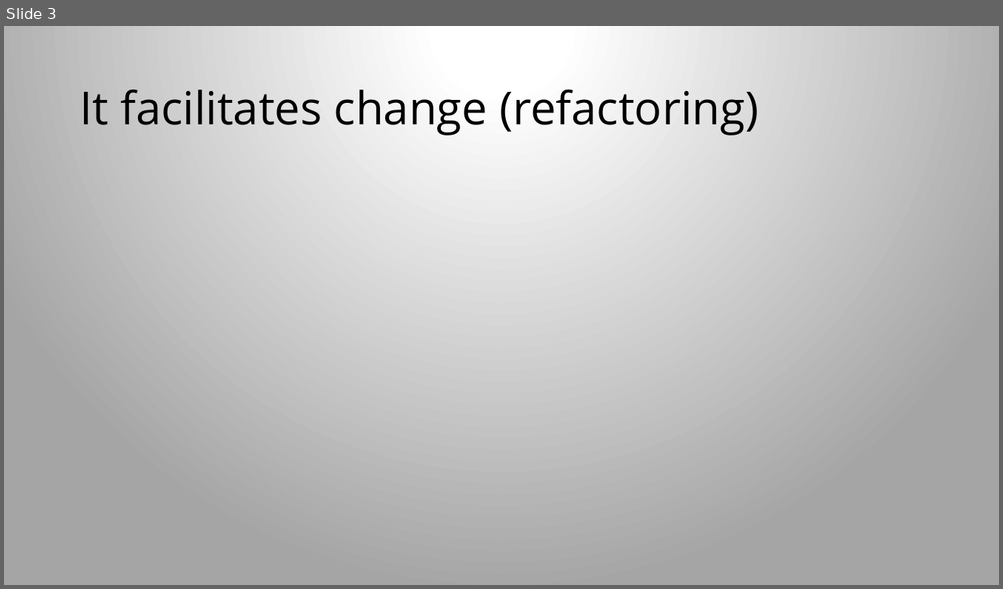
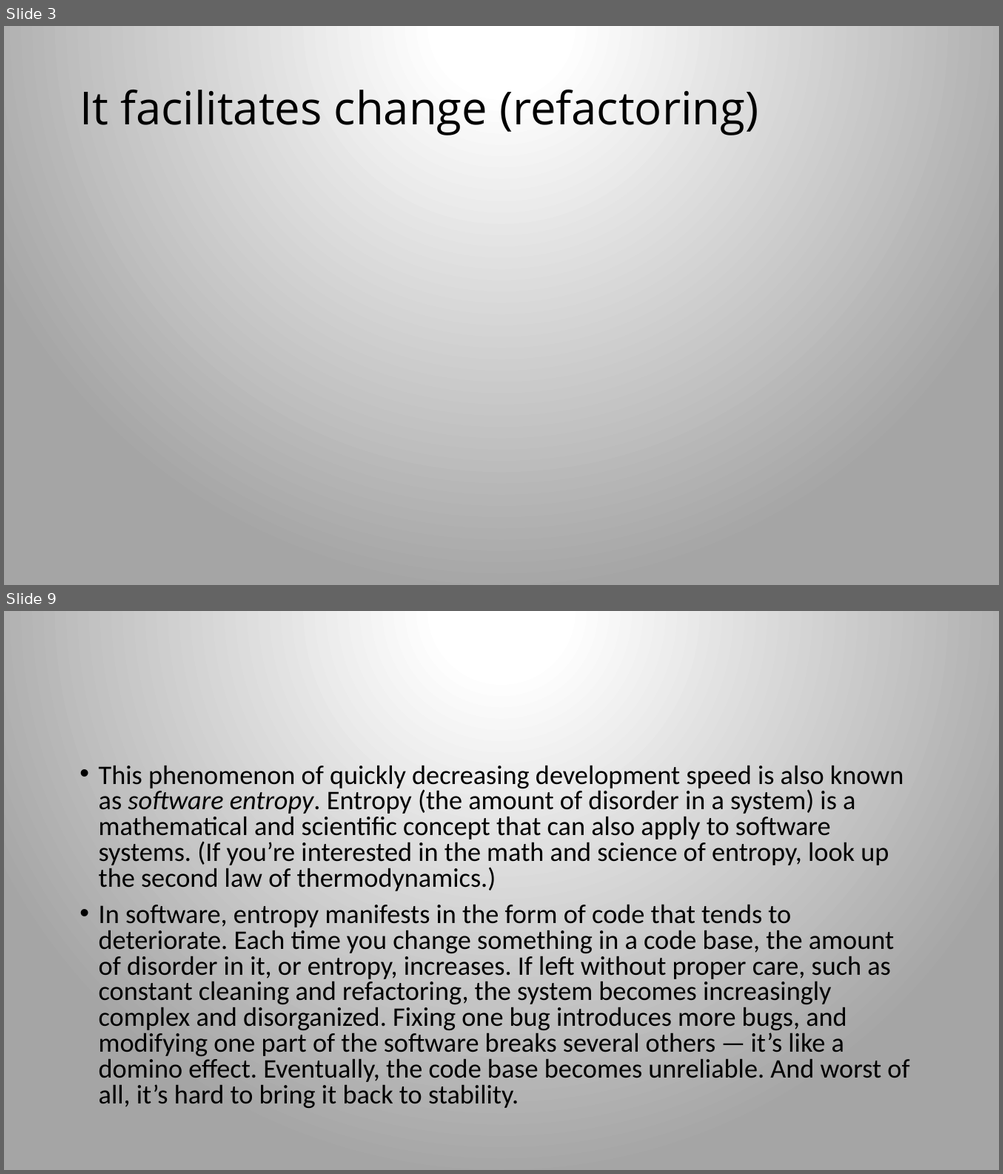
Before and after one commit to iancubogdan/deep-dive-learning-series, a slide deck: presentations/testing presentation.pptx. Shown one above the other, each under a label of ours: slide 3 before the commit, slides 3 and 9 after it; the slides between them are not shown. The pictures are 1003x589 and 1003x1174 pixels, drawn with LibreOffice and Linux fonts; fonts in the diff are those of the drawing. Boxes give left, top, right and bottom in pixels: in the first picture for what was removed or moved away, otherwise in the second. Text is boxed around its words. In the diff, an @@ line names an element or a change of style, - is before the commit and + after.

```diff
--- a/presentations/testing presentation.pptx
+++ b/presentations/testing presentation.pptx
@@ slide 9 added at <box>4,611,999,1170</box>, background gradient #FFFFFF to #A5A5A5 @@
@@ text added at <box>99,765,909,1108</box>, 25.9 pt, text #000000 @@
+• This phenomenon of quickly decreasing development speed is also known as software entropy. Entropy (the amount of disorder in a system) is a mathematical and scientific concept that can also apply to software systems. (If you’re interested in the math and science of entropy, look up the second law of thermodynamics.)
+• In software, entropy manifests in the form of code that tends to deteriorate. Each time you change something in a code base, the amount of disorder in it, or entropy, increases. If left without proper care, such as constant cleaning and refactoring, the system becomes increasingly complex and disorganized. Fixing one bug introduces more bugs, and modifying one part of the software breaks several others — it’s like a domino effect. Eventually, the code base becomes unreliable. And worst of all, it’s hard to bring it back to stability.
```
Also in this commit, not shown: 1 slide changed, 19 other slides added.
